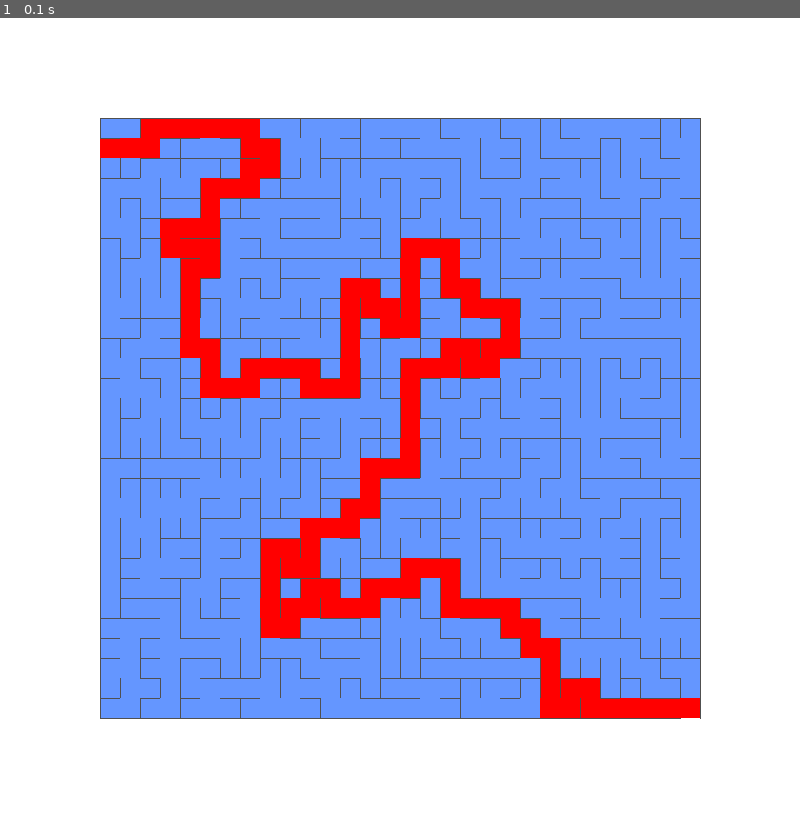
Above: before the commit, frame 1.
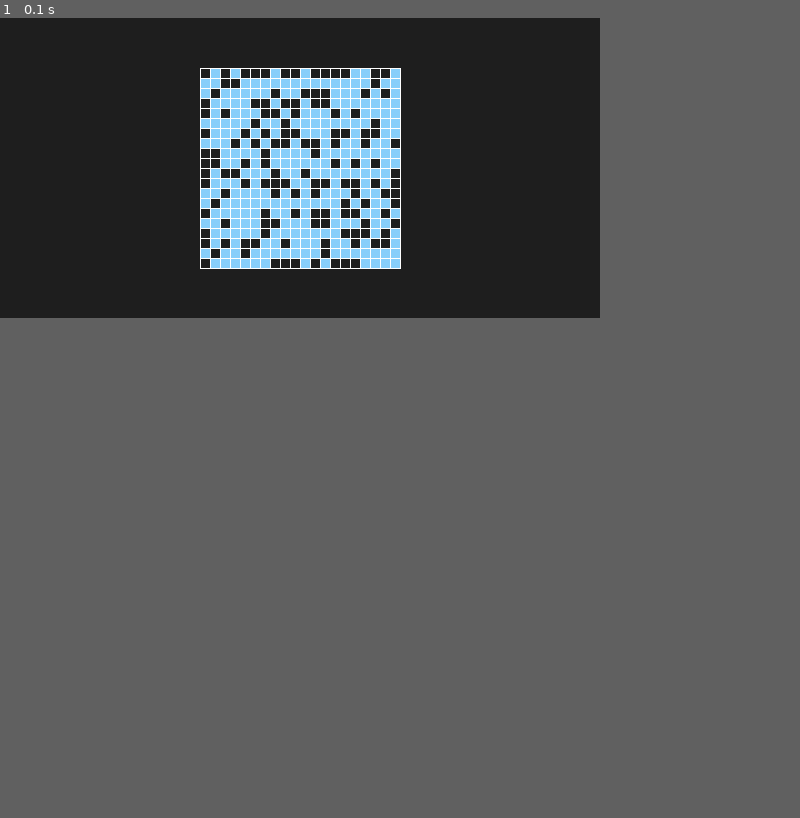
Above: after the commit, the same moment.

Repository: Anderson-C-Rodrigues/PyGameBasico
Game: pygame game, started from maz001.py
The game is run twice, just before and just after one commit, with the same random seed, the same clock (stepped at 60 frames per second) and the same inputs.
Inputs:
- Up to frame 1 (0.1 s): no input
The window is 800x800 before the commit and 600x300 after it. Grey fills any space a smaller window leaves; there, only what the larger window draws over its background counts as a difference.

The runs differ from the first frame. In frame 1, 66% of the frame differs, in the area x 0-100%, y 0-100%.

Commit message:
Update maz001.py

Diff:
--- a/maz001.py
+++ b/maz001.py
@@ -2,8 +2,9 @@
 import sys
 import copy
 import random
-import time
+from random import randint
 from collections import deque
+
 
 class ArestasFechadas:
     def __init__(self, superior, inferior, esquerda, direita):
@@ -11,6 +12,7 @@
         self.inferior = inferior
         self.esquerda = esquerda
         self.direita = direita
+
 
 class Celula:
     def __init__(self, arestasFechadas, corPreenchimento, corVisitada, corLinha, corAberta, visitada, aberta):
@@ -21,156 +23,175 @@
         self.corAberta = corAberta
         self.visited = visitada
         self.aberta = aberta
+        self.parte_caminho = False
+
+    def get_corPreenchimento(self):
+        return self.corPreenchimento
+
+    def get_arestasFechadas(self):
+        return self.arestasFechadas
+
+    def is_visited(self):
+        return self.visited
 
     def desenhar(self, tela, x, y, aresta):
-        if self.aberta:
+        arSuperiorIni = (x, y)
+        arSuperiorFim = (x + aresta, y)
+        arInferiorIni = (x, y + aresta)
+        arInferiorFim = (x + aresta, y + aresta)
+        arEsquerdaIni = (x, y)
+        arEsquerdaFim = (x, y + aresta)
+        arDireitaIni = (x + aresta, y)
+        arDireitaFim = (x + aresta, y + aresta)
+
+        if self.parte_caminho:
+            pygame.draw.rect(tela, (255, 0, 0), (x, y, aresta, aresta))  #
+        elif self.aberta:
             pygame.draw.rect(tela, self.corAberta, (x, y, aresta, aresta))
         else:
             pygame.draw.rect(tela, self.corPreenchimento, (x, y, aresta, aresta))
 
-        if self.arestasFechadas.superior:
-            pygame.draw.line(tela, self.corLinha, (x, y), (x + aresta, y))
-        if self.arestasFechadas.inferior:
-            pygame.draw.line(tela, self.corLinha, (x, y + aresta), (x + aresta, y + aresta))
-        if self.arestasFechadas.esquerda:
-            pygame.draw.line(tela, self.corLinha, (x, y), (x, y + aresta))
-        if self.arestasFechadas.direita:
-            pygame.draw.line(tela, self.corLinha, (x + aresta, y), (x + aresta, y + aresta))
+        pygame.draw.line(tela, self.corLinha, arSuperiorIni, arSuperiorFim)
+        pygame.draw.line(tela, self.corLinha, arInferiorIni, arInferiorFim)
+        pygame.draw.line(tela, self.corLinha, arEsquerdaIni, arEsquerdaFim)
+        pygame.draw.line(tela, self.corLinha, arDireitaIni, arDireitaFim)
+
 
 class AldousBroder:
     def __init__(self, qtLinhas, qtColunas, aresta, celulaPadrao):
+        self.matriz = Malha(qtLinhas, qtColunas, aresta, celulaPadrao)
         self.qtLinhas = qtLinhas
         self.qtColunas = qtColunas
         self.aresta = aresta
-        self.matriz = Malha(qtLinhas, qtColunas, aresta, celulaPadrao)
         self.celulaPadrao = celulaPadrao
+
+    def __len__(self):
+        return len(self.matriz)
+
+    def __iter__(self):
+        return iter(self.matriz)
 
     def resetaLabirinto(self):
         for linha in range(self.qtLinhas):
             for coluna in range(self.qtColunas):
                 self.matriz[linha][coluna] = copy.deepcopy(self.celulaPadrao)
 
-    def sorteia_celula_vizinha(self, linha, coluna):
-        direcoes = [(0, -1), (0, 1), (-1, 0), (1, 0)]
-        random.shuffle(direcoes)
-        for dl, dc in direcoes:
-            nl, nc = linha + dl, coluna + dc
-            if 0 <= nl < self.qtLinhas and 0 <= nc < self.qtColunas:
-                return nl, nc
-        return linha, coluna
-
-    def gera_labirinto(self):
+    def SorteiaCelulaVizinha(self, linhaCelulaAtual, colunaCelulaAtual):
+        encontrou = False
+        while not encontrou:
+            linhaVizinha = linhaCelulaAtual + randint(-1, 1)
+            colunaVizinha = colunaCelulaAtual + randint(-1, 1)
+            if (linhaVizinha >= 0 and linhaVizinha < self.qtLinhas and
+                    colunaVizinha >= 0 and colunaVizinha < self.qtColunas and
+                    (linhaVizinha != linhaCelulaAtual or colunaVizinha != colunaCelulaAtual)):
+                encontrou = True
+
+        return linhaVizinha, colunaVizinha
+
+    def GeraLabirinto(self):
         self.resetaLabirinto()
+
         unvisitedCells = self.qtLinhas * self.qtColunas
-        currentLine = random.randint(0, self.qtLinhas - 1)
-        currentCol = random.randint(0, self.qtColunas - 1)
-        self.matriz[currentLine][currentCol].visited = True
-        unvisitedCells -= 1
+        currentCellLine = randint(0, self.qtLinhas - 1)
+        currentCellColumn = randint(0, self.qtColunas - 1)
 
         while unvisitedCells > 0:
-            neighLine, neighCol = self.sorteia_celula_vizinha(currentLine, currentCol)
-            if not self.matriz[neighLine][neighCol].visited:
-                if neighLine < currentLine:
-                    self.matriz[currentLine][currentCol].arestasFechadas.superior = False
-                    self.matriz[neighLine][neighCol].arestasFechadas.inferior = False
-                elif neighLine > currentLine:
-                    self.matriz[currentLine][currentCol].arestasFechadas.inferior = False
-                    self.matriz[neighLine][neighCol].arestasFechadas.superior = False
-                elif neighCol < currentCol:
-                    self.matriz[currentLine][currentCol].arestasFechadas.esquerda = False
-                    self.matriz[neighLine][neighCol].arestasFechadas.direita = False
-                elif neighCol > currentCol:
-                    self.matriz[currentLine][currentCol].arestasFechadas.direita = False
-                    self.matriz[neighLine][neighCol].arestasFechadas.esquerda = False
-
-                self.matriz[neighLine][neighCol].visited = True
+            neighCellLine, neighCellColumn = self.SorteiaCelulaVizinha(currentCellLine, currentCellColumn)
+
+            if not self.matriz[neighCellLine][neighCellColumn].visited:
+                self.matriz[currentCellLine][currentCellColumn].aberta = True
+                self.matriz[neighCellLine][neighCellColumn].visited = True
                 unvisitedCells -= 1
 
-            currentLine, currentCol = neighLine, neighCol
-
-        self.matriz[1][0].arestasFechadas.esquerda = False
-        self.matriz[self.qtLinhas - 1][self.qtColunas - 1].arestasFechadas.inferior = False
-
-    def resolver_bfs(self, linha, coluna, destinoL, destinoC):
-        inicio = time.time()
-
-        fila = deque()
-        fila.append((linha, coluna))
+            currentCellLine, currentCellColumn = neighCellLine, neighCellColumn
+
+
+        self.matriz[1][0].aberta = True
+        self.matriz[self.qtLinhas - 1][self.qtColunas - 1].aberta = True  #
+
+    def ResolverLabirinto(self):
+        inicio = (1, 0)
+        fim = (self.qtLinhas - 1, self.qtColunas - 1)
         visitados = set()
-        pais = {}
+        fila = deque([(inicio, [inicio])])
 
         while fila:
-            atualL, atualC = fila.popleft()
-            if (atualL, atualC) == (destinoL, destinoC):
-                break
-
-            visitados.add((atualL, atualC))
-            atual = self.matriz[atualL][atualC]
-
-            direcoes = [(-1, 0, "superior"), (1, 0, "inferior"), (0, -1, "esquerda"), (0, 1, "direita")]
-
-            for dl, dc, direcao in direcoes:
-                nl, nc = atualL + dl, atualC + dc
+            (linha, coluna), caminho = fila.popleft()
+
+            if (linha, coluna) == fim:
+                for l, c in caminho:
+                    self.matriz[l][c].parte_caminho = True
+                return True
+
+            visitados.add((linha, coluna))
+
+            for dl, dc in [(-1, 0), (1, 0), (0, -1), (0, 1)]:
+                nl, nc = linha + dl, coluna + dc
                 if 0 <= nl < self.qtLinhas and 0 <= nc < self.qtColunas:
-                    if not getattr(atual.arestasFechadas, direcao) and (nl, nc) not in visitados:
-                        fila.append((nl, nc))
-                        visitados.add((nl, nc))
-                        pais[(nl, nc)] = (atualL, atualC)
-
-        caminho = []
-        atual = (destinoL, destinoC)
-        while atual in pais:
-            caminho.append(atual)
-            atual = pais[atual]
-        caminho.append((linha, coluna))
-        caminho.reverse()
-
-        fim = time.time()
-        print(f"BFS - Caminho encontrado com {len(caminho)} passos em {fim - inicio:.4f} segundos.")
-        return caminho
+                    if self.matriz[nl][nc].aberta and (nl, nc) not in visitados:
+                        fila.append(((nl, nc), caminho + [(nl, nc)]))
+
+        return False
+
 
 class Malha:
     def __init__(self, qtLinhas, qtColunas, aresta, celulaPadrao):
         self.qtLinhas = qtLinhas
         self.qtColunas = qtColunas
         self.aresta = aresta
-        self.matriz = [[copy.deepcopy(celulaPadrao) for _ in range(qtColunas)] for _ in range(qtLinhas)]
+        self.celulaPadrao = celulaPadrao
+        self.matriz = self.GeraMatriz()
+
+    def __len__(self):
+        return len(self.matriz)
+
+    def __iter__(self):
+        return iter(self.matriz)
 
     def __getitem__(self, index):
         return self.matriz[index]
 
-    def desenha_labirinto(self, tela, x, y):
+    def __setitem__(self, index, value):
+        self.matriz[index] = value
+
+    def __aslist__(self):
+        return self.matriz
+
+    def GeraMatriz(self):
+        matriz = []
+        for i in range(self.qtLinhas):
+            linha = []
+            for j in range(self.qtColunas):
+                linha.append(copy.deepcopy(self.celulaPadrao))
+            matriz.append(linha)
+        return matriz
+
+    def DesenhaLabirinto(self, tela, x, y):
         for linha in range(self.qtLinhas):
             for coluna in range(self.qtColunas):
                 self.matriz[linha][coluna].desenhar(tela, x + coluna * self.aresta, y + linha * self.aresta, self.aresta)
 
+
 def main():
     pygame.init()
 
-    vermelho = (255, 0, 0)
-    azul_claro = (100, 150, 255)
-    cinza_claro = (200, 200, 200)
-    cinza_escuro = (80, 80, 80)
-
-    largura, altura = 800, 800
-    N, M = 30, 30
-    aresta = 20
-
-    celulaPadrao = Celula(
-        ArestasFechadas(True, True, True, True),
-        azul_claro, cinza_claro, cinza_escuro, vermelho,
-        False, False
-    )
-
+    cinza_escuro = (30, 30, 30)
+    azul_escuro = (0, 0, 139)
+    branco = (255, 255, 255)
+    azul_claro = (135, 206, 250)
+
+    [largura, altura] = [600, 300]
+    N = 20
+    M = 20
+    aresta = 10
+
+    celulaPadrao = Celula(ArestasFechadas(False, False, False, False), cinza_escuro, azul_escuro, branco, azul_claro, False, False)
     labirinto = AldousBroder(N, M, aresta, celulaPadrao)
-    labirinto.gera_labirinto()
-
-    caminho = labirinto.resolver_bfs(1, 0, N - 1, M - 1)
-    for linha, coluna in caminho:
-        labirinto.matriz[linha][coluna].aberta = True
+    labirinto.GeraLabirinto()
+    labirinto.ResolverLabirinto()
 
     tela = pygame.display.set_mode((largura, altura))
-    pygame.display.set_caption('Labirinto Resolvido (BFS)')
+    pygame.display.set_caption('Mostra Labirinto 2.0 com Resolução')
 
     while True:
         for evento in pygame.event.get():
@@ -178,11 +199,14 @@
                 pygame.quit()
                 sys.exit()
 
-        tela.fill((255, 255, 255))
-        offsetX = (largura - (M * aresta)) // 2
-        offsetY = (altura - (N * aresta)) // 2
-        labirinto.matriz.desenha_labirinto(tela, offsetX, offsetY)
+        tela.fill(cinza_escuro)
+
+        [linha, coluna] = ((tela.get_width() - (M * aresta)) // 2,
+                           (tela.get_height() - (N * aresta)) // 2)
+        labirinto.matriz.DesenhaLabirinto(tela, linha, coluna)
+
         pygame.display.flip()
+
 
 if __name__ == '__main__':
     main()
